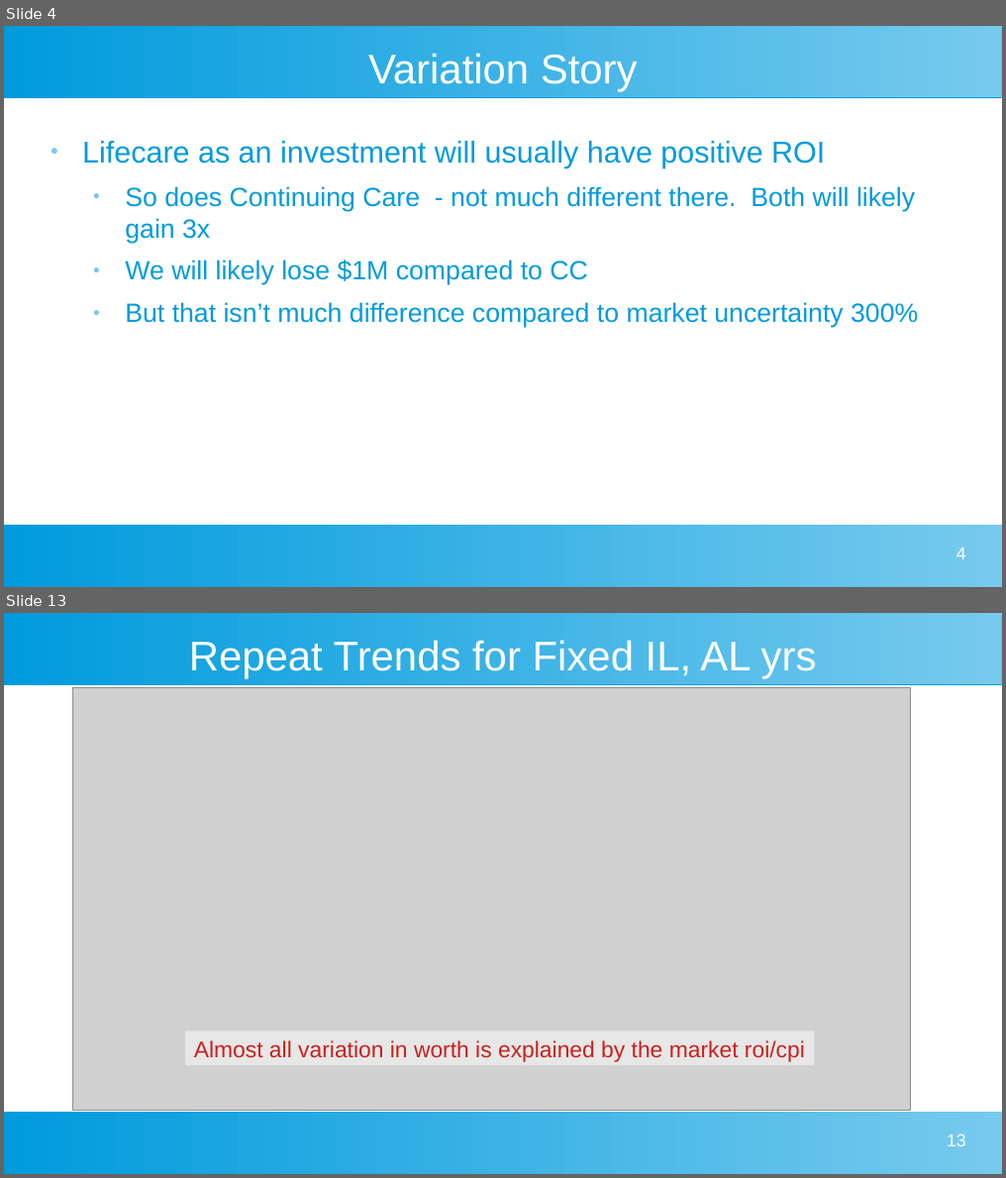
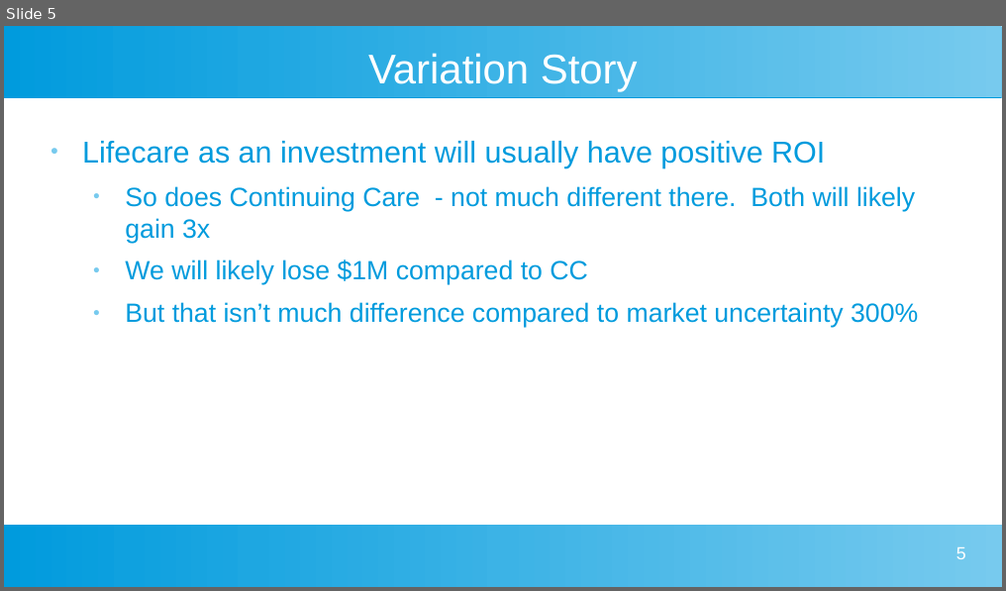
Before and after one commit to davegutz/myLifeSaver, a slide deck: Gutz Evaluation of Taylor Lifecare Advantage.odp. Shown one above the other, each under a label of ours: slides 4 and 13 before the commit, slide 5 after it; the slides between them are not shown. The pictures are 1006x1178 and 1006x591 pixels, drawn with LibreOffice and Linux fonts; fonts in the diff are those of the drawing; grey boxes stand for pictures. Boxes give left, top, right and bottom in pixels: in the first picture for what was removed or moved away, otherwise in the second. Text is boxed around its words. In the diff, an @@ line names an element or a change of style, - is before the commit and + after.

```diff
--- a/Gutz Evaluation of Taylor Lifecare Advantage.odp
+++ b/Gutz Evaluation of Taylor Lifecare Advantage.odp
@@ slide 13 removed at [4,613,1002,1174], background #FFFFFF; not listed: 2 template elements that a slide beside it also shows @@
@@ title removed at [189,640,817,679] @@
-Repeat Trends for Fixed IL, AL yrs
@@ picture removed at [73,688,912,1111] @@
@@ rectangle removed at [185,1032,815,1065] @@
-Almost all variation in worth is explained by the market roi/cpi
@@ page number removed at [946,1134,966,1147] @@
-13
@@ what was slide 4 is now slide 5 @@
@@ page number at [956,548,966,560]: text changed @@
-4
+5
```
Also in this commit, not shown: 9 slides changed, 3 slides added, 1 other slide removed, 2 other files.
